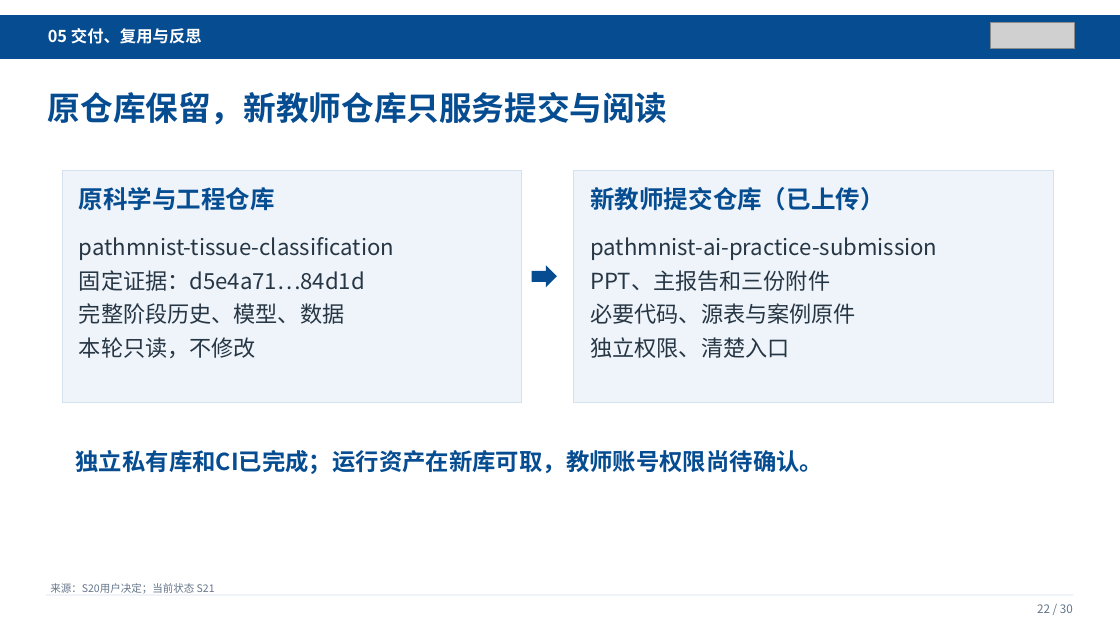
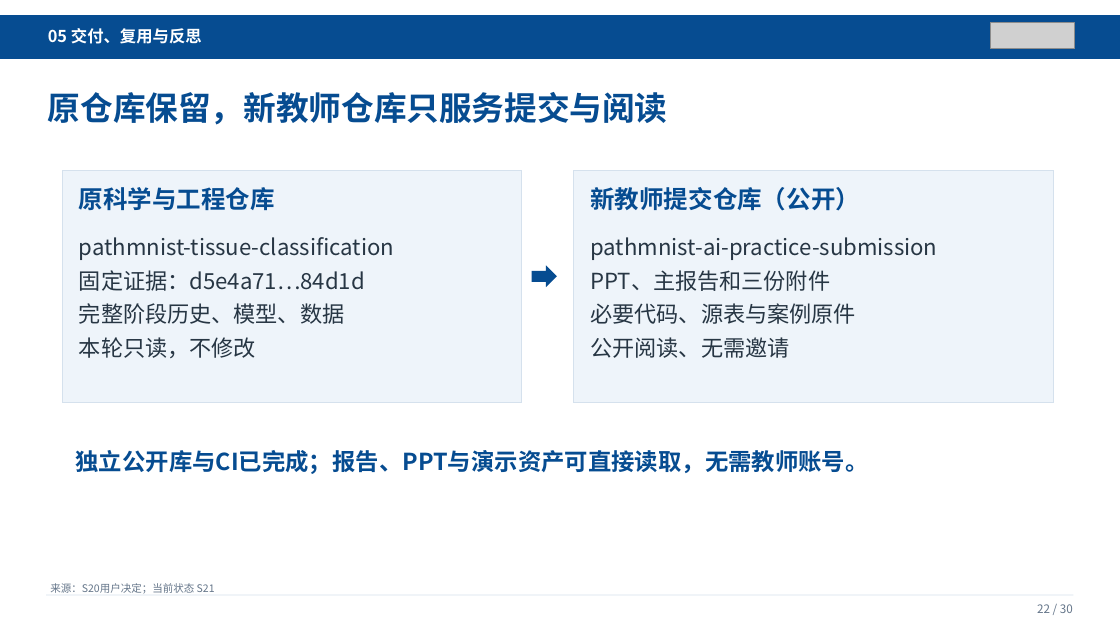
Before and after one commit to Wenhow1/pathmnist-ai-practice-submission, a slide deck: slide 22 of presentation/PathMNIST_AI工程实践汇报_教师提交版.pptx. Drawn at 1120x630 pixels with LibreOffice and Linux fonts; fonts in the diff are those of the drawing; grey boxes stand for pictures. Boxes give left, top, right and bottom in pixels: in the first picture for what was removed or moved away, otherwise in the second. Text is boxed around its words. In the diff, an @@ line names an element or a change of style, - is before the commit and + after.

```diff
--- a/presentation/PathMNIST_AI工程实践汇报_教师提交版.pptx
+++ b/presentation/PathMNIST_AI工程实践汇报_教师提交版.pptx
@@ text at box(591, 187, 861, 211): text changed @@
-新教师提交仓库（已上传）
+新教师提交仓库（公开）
@@ text at box(591, 337, 790, 358): text changed @@
-独立权限、清楚入口
+公开阅读、无需邀请
@@ text at box(76, 450, 869, 474): text changed @@
-独立私有库和CI已完成；运行资产在新库可取，教师账号权限尚待确认。
+独立公开库与CI已完成；报告、PPT与演示资产可直接读取，无需教师账号。
```
Also in this commit, not shown: 5 other slides changed, 41 other files.
